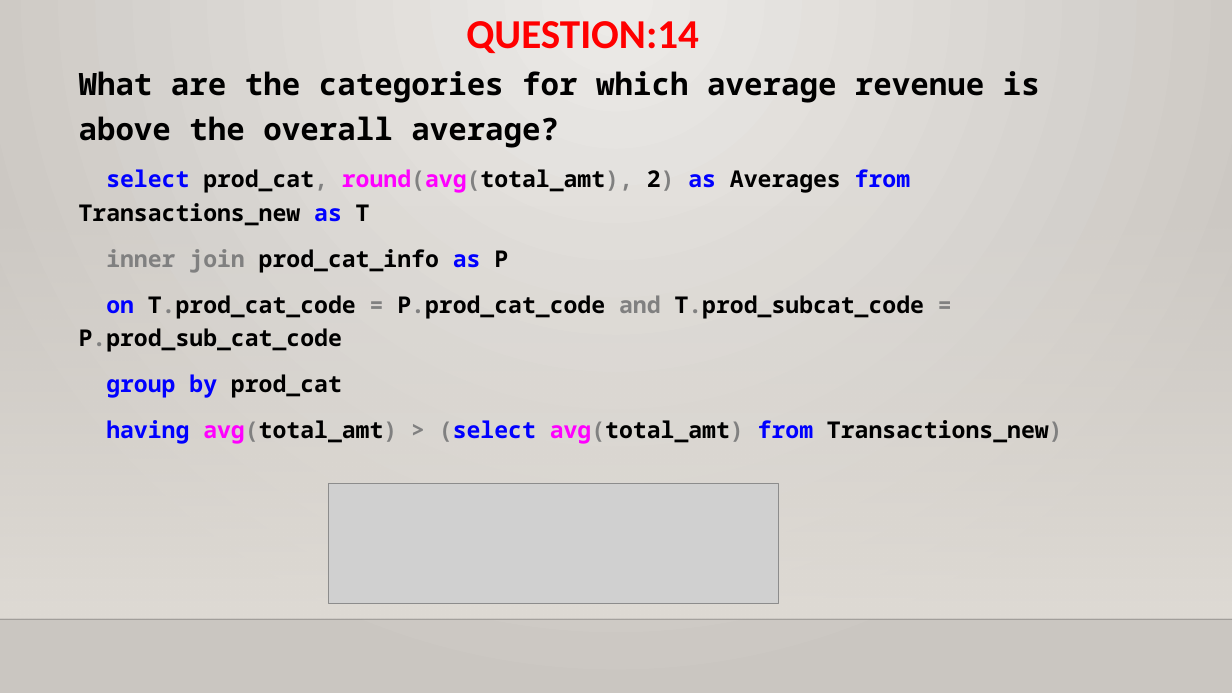
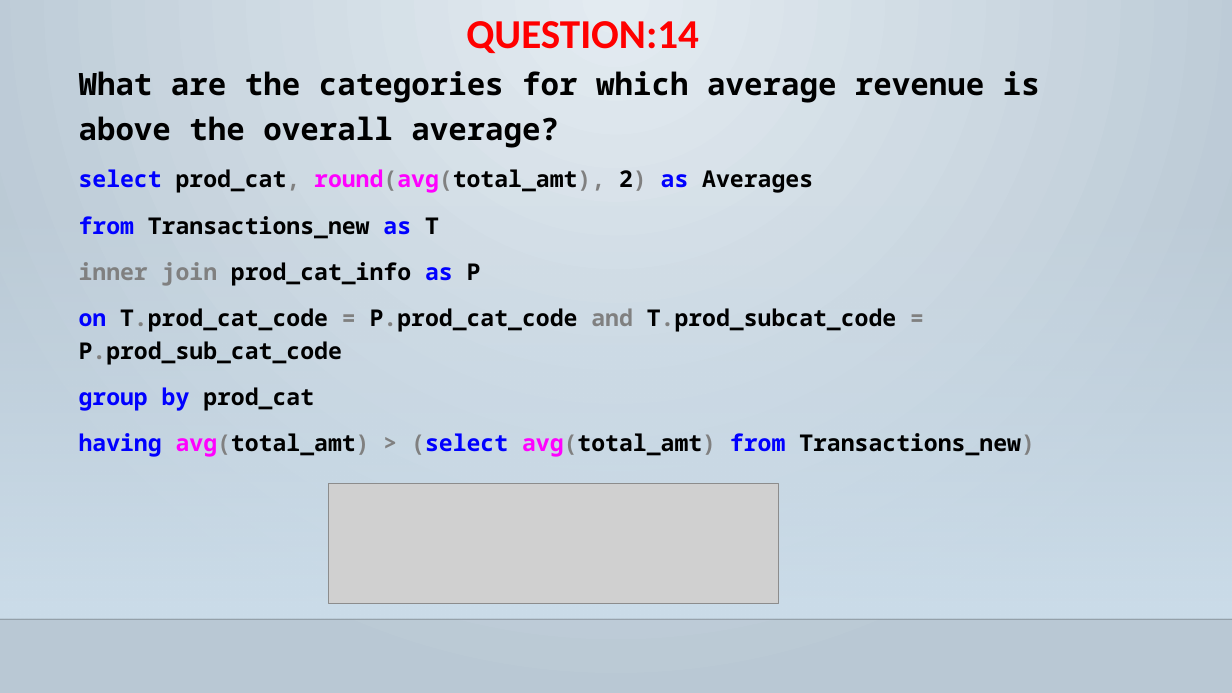
Before and after one commit to GayaGopan/E-COMMERCE-RETAIL-DATA-ANALYSIS, a slide deck: slide 19 of E-COMMERCE-RETAIL-DATA-ANALYSIS_PPT.pptx. Drawn at 1232x693 pixels with LibreOffice and Linux fonts; fonts in the diff are those of the drawing; grey boxes stand for pictures; background and template pictures are left out. Boxes give left, top, right and bottom in pixels: in the first picture for what was removed or moved away, otherwise in the second. Text is boxed around its words. In the diff, an @@ line names an element or a change of style, - is before the commit and + after.

```diff
--- a/E-COMMERCE-RETAIL-DATA-ANALYSIS_PPT.pptx
+++ b/E-COMMERCE-RETAIL-DATA-ANALYSIS_PPT.pptx
@@ background gradient #ECEAE7 to #CAC7C1 to gradient #E4ECF1 to #B9C9D4 @@
@@ text at [79,169,813,239]: text changed @@
-select prod_cat, round(avg(total_amt), 2) as Averages from Transactions_new as T
+select prod_cat, round(avg(total_amt), 2) as Averages
+from Transactions_new as T
@@ rectangle at [0,204,1232,619]: fill gradient #DFDBD5 to gradient #CCDDEA @@
```
Also in this commit, not shown: 22 other slides changed, 1 slide removed.
